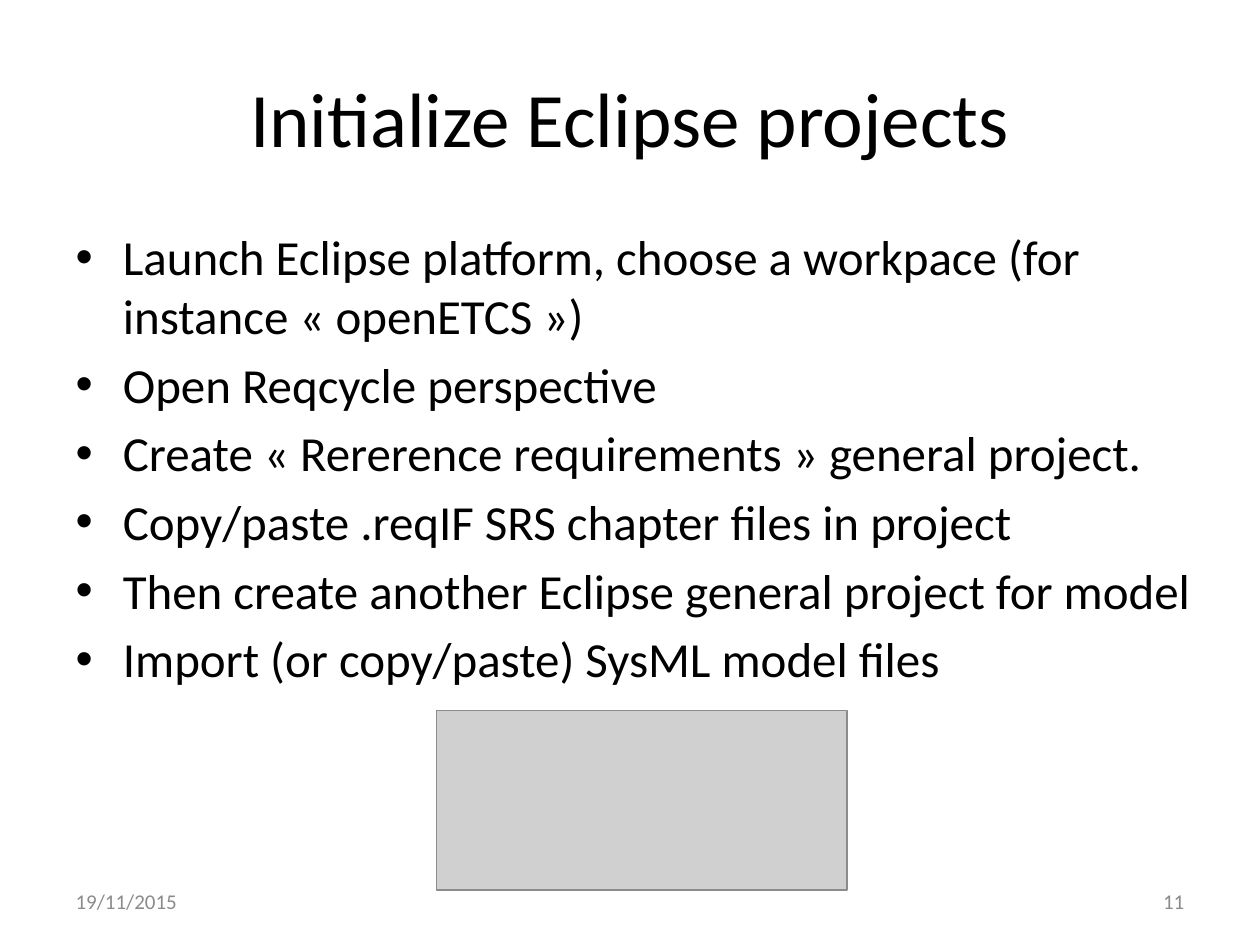
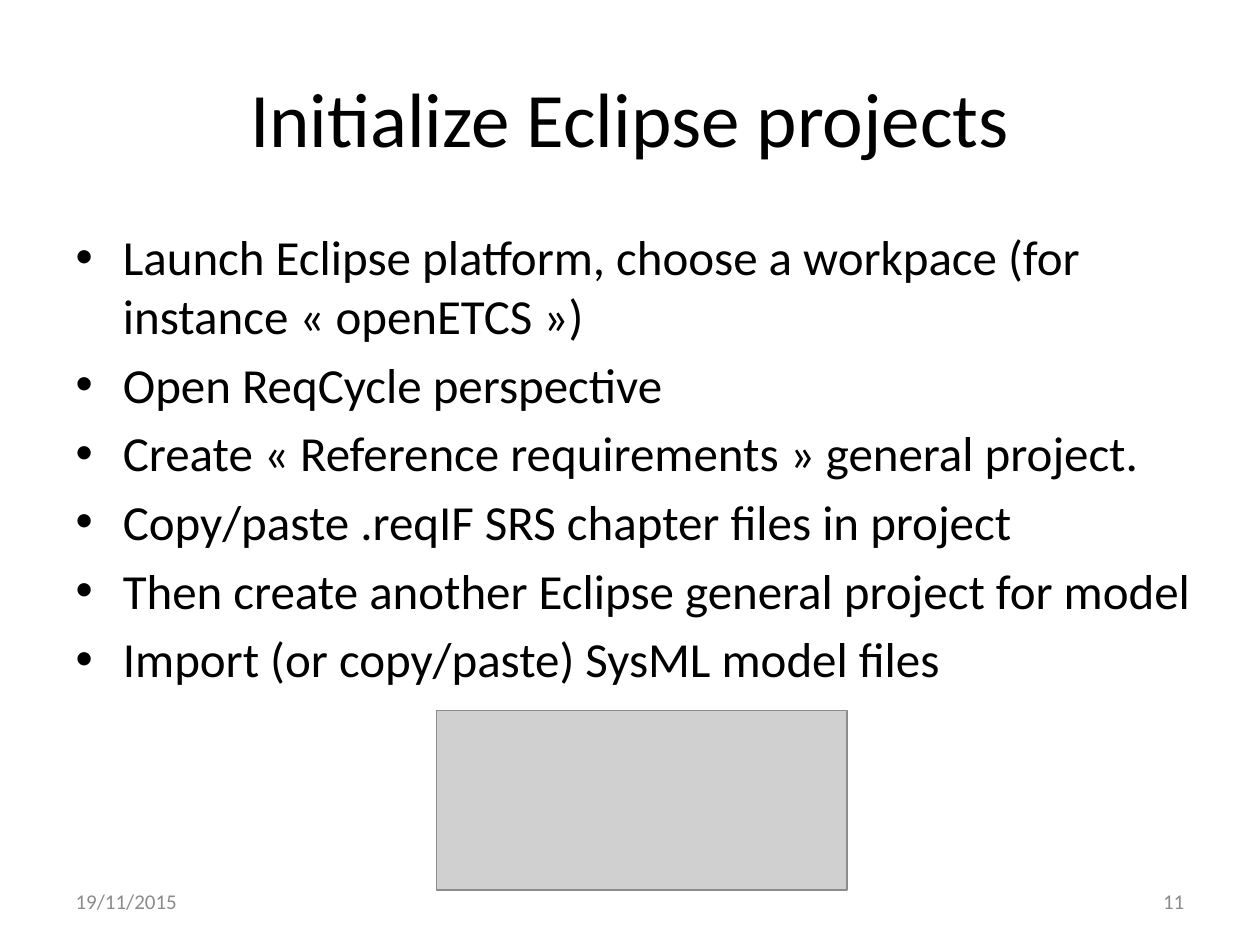
Before and after one commit to openETCS/toolchain, a slide deck: slide 11 of T7.3/TraceabilityArchitecture/reqCycleUse/ReqCyclePossibleUseForArchitectureVerification-V2.pptx. Drawn at 1260x945 pixels with LibreOffice and Linux fonts; fonts in the diff are those of the drawing; grey boxes stand for pictures. Boxes give left, top, right and bottom in pixels: in the first picture for what was removed or moved away, otherwise in the second. Text is boxed around its words. In the diff, an @@ line names an element or a change of style, - is before the commit and + after.

```diff
--- a/T7.3/TraceabilityArchitecture/reqCycleUse/ReqCyclePossibleUseForArchitectureVerification-V2.pptx
+++ b/T7.3/TraceabilityArchitecture/reqCycleUse/ReqCyclePossibleUseForArchitectureVerification-V2.pptx
@@ text at (123,369,1138,480): text changed @@
-• Open Reqcycle perspective
-• Create « Rererence requirements » general project.
+• Open ReqCycle perspective
+• Create « Reference requirements » general project.
```
Also in this commit, not shown: 2 other slides changed.
